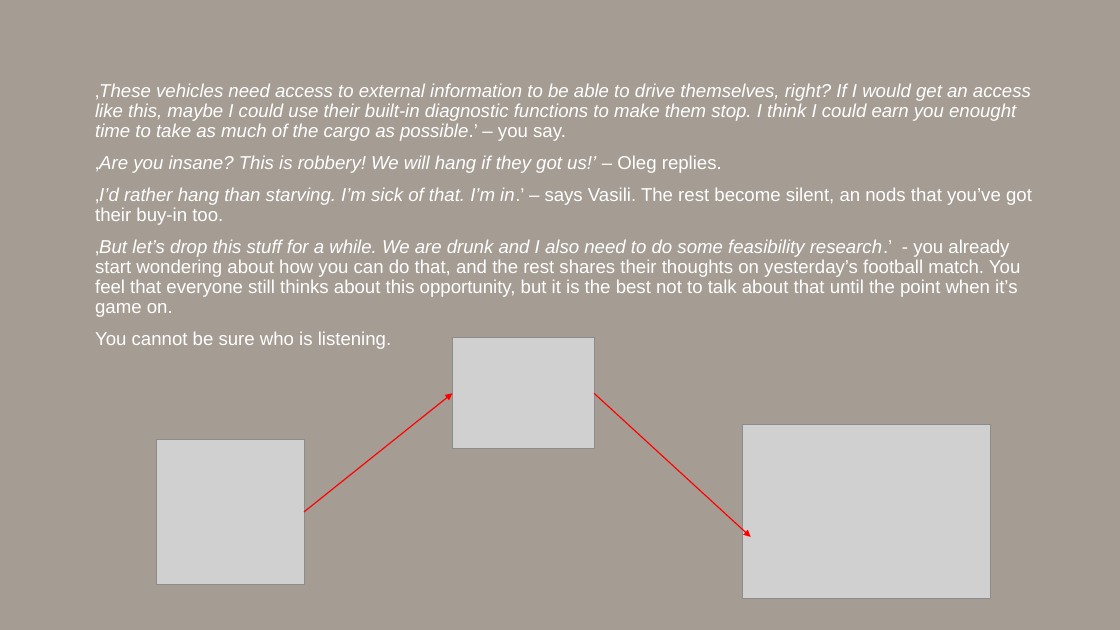
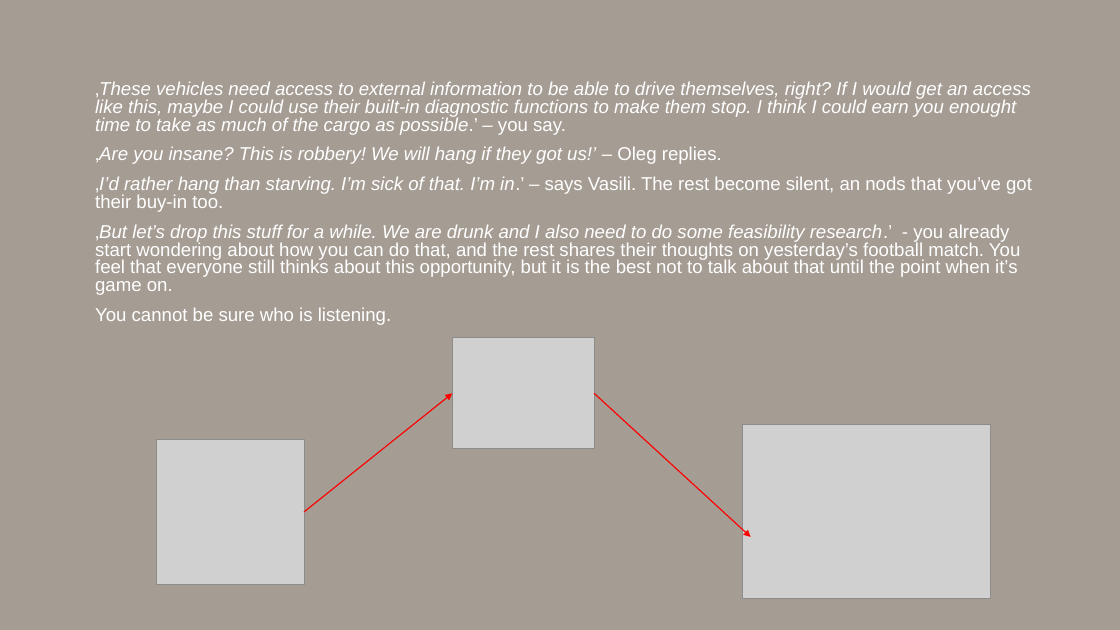
Before and after one commit to hkjanos/d1m1try_project, a slide deck: slide 7 of story/dimitry_pt1.pptx. Drawn at 1120x630 pixels with LibreOffice and Linux fonts; fonts in the diff are those of the drawing; grey boxes stand for pictures; background and template pictures are left out. Boxes give left, top, right and bottom in pixels: in the first picture for what was removed or moved away, otherwise in the second. Text is boxed around its words. In the diff, an @@ line names an element or a change of style, - is before the commit and + after.

```diff
--- a/story/dimitry_pt1.pptx
+++ b/story/dimitry_pt1.pptx
@@ text "‚These vehicles need access to ..." at box(95, 81, 1032, 325): line spacing 0.9 to 0.8 @@
```
Also in this commit, not shown: 2 other slides changed.
